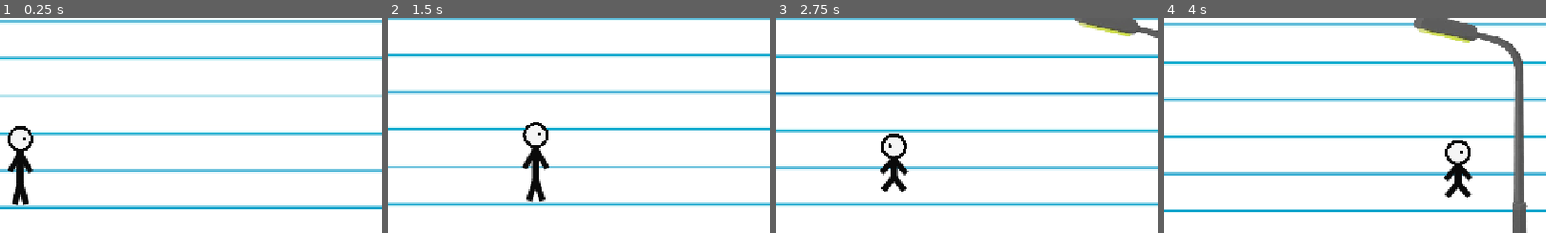
Above: before the commit, frames 1-4 (left to right).
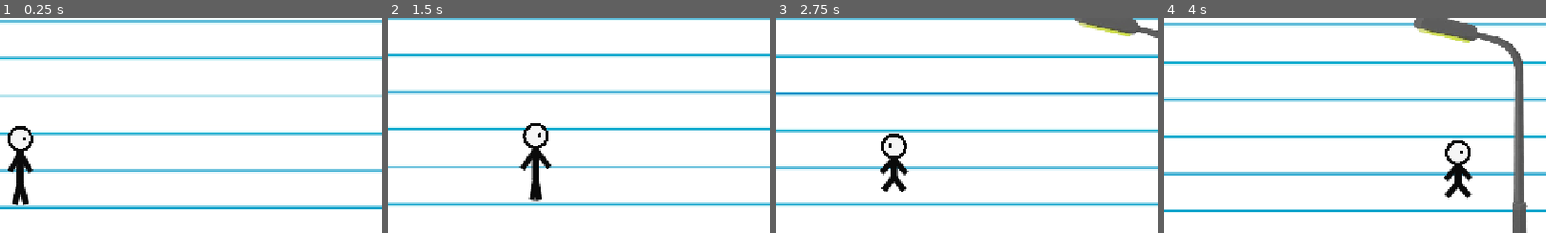
Above: after the commit, the same moments.

Repository: zamuuk13-sketch/TRY-HACKING-ME-NEW-
Game: Godot game, scene res://scenes/main.tscn
The game is run twice, just before and just after one commit, with the same random seed, the same clock (stepped at 60 frames per second) and the same inputs.
Inputs:
- Up to frame 1 (0.25 s): no input
- Up to frame 2 (1.5 s): hold C (crouch) 0.53-1.28 s; hold D (move_right) from 0.53 s (still down); tap Space (jump) at 0.77 s; tap Shift at 1.35 s
- Up to frame 3 (2.75 s): tap Space (jump) at 1.52 s; release D (move_right) at 2.03 s; hold A (move_left) from 2.03 s (still down); hold C (crouch) from 2.03 s (still down)
- Up to frame 4 (4 s): release A (move_left) at 2.78 s; release C (crouch) at 2.78 s; hold D (move_right) from 2.78 s (still down); tap Shift at 2.85 s; tap Space (jump) at 3.02, 3.77 s; hold C (crouch) from 3.53 s (still down)
The pictures show only the part of the screen within x 8-58%, y 17-67%; the shares and areas given below are measured in that part.

The runs differ from the first frame. In frame 1, less than 0.1% of the frame differs, in the area x 2-9%, y 51-73%; in frame 2, 0.5%, in the area x 34-43%, y 48-86%; in frame 3, less than 0.1%; in frame 4, less than 0.1%.

Commit message:
fix: smooth continuous player movement animation

Diff:
--- a/scripts/player.gd
+++ b/scripts/player.gd
@@ -1,6 +1,6 @@
 extends CharacterBody2D
 ## TRY HACKING ME NOW — animated Player controller
-## 12-frame procedural animation with compact, natural stickman poses.
+## Movimento com aceleração/desaceleração suave e animação procedural contínua.
 
 @export_category("Movement")
 @export var move_speed: float = 260.0
@@ -21,6 +21,7 @@
 var animation_time := 0.0
 var animation_frame := 0
 var animation_state := "idle"
+var animation_phase := 0.0
 
 func _ready() -> void:
 	z_index = 100
@@ -35,6 +36,7 @@
 	if is_crouching:
 		target_speed *= 0.45
 
+	# Movimento horizontal suavizado: acelera ao começar e desacelera ao soltar.
 	if input_axis != 0.0:
 		velocity.x = move_toward(velocity.x, input_axis * target_speed, acceleration * delta)
 		facing_direction = sign(input_axis)
@@ -66,21 +68,29 @@
 		animation_state = next_state
 		animation_time = 0.0
 		animation_frame = 0
+		animation_phase = 0.0
 	else:
 		animation_time += delta
-		if animation_time >= 1.0 / animation_fps:
-			animation_time = 0.0
-			animation_frame = (animation_frame + 1) % animation_frames
+
+	# A animação agora usa uma fase contínua, em vez de trocar a pose de 12 em 12
+	# frames de forma seca. Isso elimina o "travamento" visual ao andar.
+	var animation_speed := animation_fps
+	if animation_state == "run":
+		animation_speed *= 1.2
+	elif animation_state == "idle":
+		animation_speed *= 0.45
+
+	animation_phase = fmod(animation_phase + delta * animation_speed / float(animation_frames), 1.0)
+	animation_frame = int(animation_phase * float(animation_frames)) % animation_frames
 
 func _draw() -> void:
 	var body := Color(0.96, 0.96, 0.96, 1.0)
 	var outline := Color(0.04, 0.04, 0.04, 1.0)
 	var accent := Color(0.91, 0.71, 0.29, 1.0)
-	var f := animation_frame
-	var phase := float(f) / float(animation_frames)
+	var phase := animation_phase
 	var d := facing_direction
 
-	# 12-frame smooth cycle with restrained limb movement.
+	# Fase contínua: braços, pernas e corpo não ficam presos aos 12 frames.
 	var walk_phase := phase * TAU
 	var stride := sin(walk_phase)
 	var opposite := sin(walk_phase + PI)
@@ -104,7 +114,6 @@
 			leg_a = Vector2(6.0, 40.0)
 			leg_b = Vector2(-6.0, 40.0)
 		"walk":
-			# Arms and legs stay close to the torso for a natural walk.
 			arm_a = Vector2(12.0 + stride * 6.0, 5.0 + opposite * 2.0)
 			arm_b = Vector2(-12.0 + opposite * 6.0, 5.0 + stride * 2.0)
 			leg_a = Vector2(7.0 + opposite * 8.0, 40.0 - abs(stride) * 1.5)
